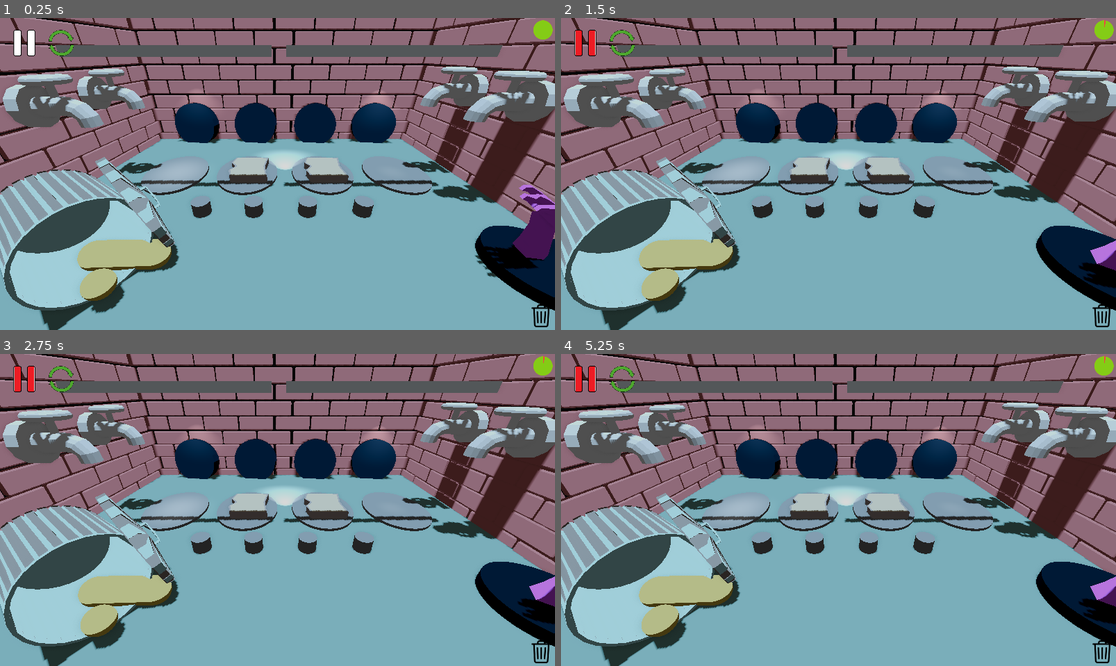
Above: before the commit, frames 1-4 (two rows, left to right).
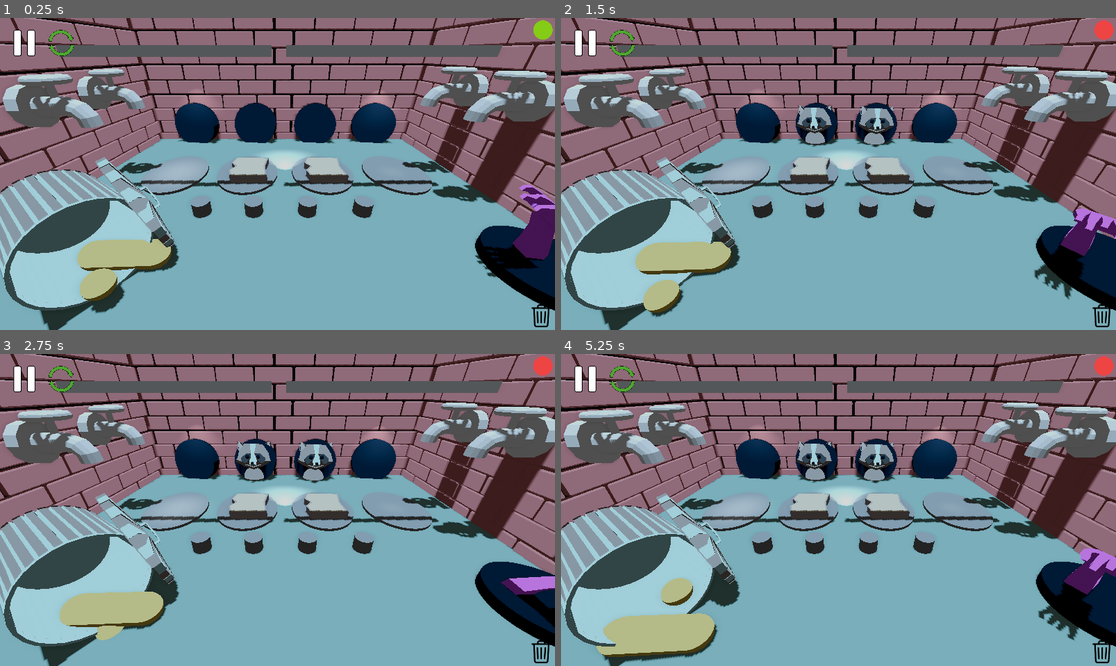
Above: after the commit, the same moments.

Repository: gabrield67/Sandwich-Shop
Game: Godot game, scene res://scenes/game_final.tscn
The game is run twice, just before and just after one commit, with the same random seed, the same clock (stepped at 60 frames per second) and the same inputs.
Inputs (mouse positions are in pixels of both pictures, inside the frame that each line leads up to):
- Up to frame 1 (0.25 s): no input
- Up to frame 2 (1.5 s): click (583, 42) at 0.5 s; click (622, 42) at 1.27 s
- Up to frame 3 (2.75 s): click (61, 378) at 2.02 s
- Up to frame 4 (5.25 s): click (622, 378) at 2.77 s; click (622, 378) at 3.52 s; click (622, 378) at 4.27 s; click (622, 378) at 5.02 s

The runs differ from the first frame. In frame 1, less than 0.1% of the frame differs, in the area x 8-14%, y 3-12%; in frame 2, 4.6%; in frame 3, 4.5%; in frame 4, 7.1%, in the area x 2-100%, y 0-99%.

Commit message:
Got Sauces Working

Diff:
--- a/scenes/Ingredients/bread.gd
+++ b/scenes/Ingredients/bread.gd
@@ -51,8 +51,9 @@
 				$Plate.set_surface_override_material(0, on_material)
 				$bread.scale = original_size*1.2
 				$Plate.scale = original_size_plate*1.2
-				body.flavor_chart.hide()
-				flavor_tracker = add_new_flavors(flavor_tracker, body.ingredient_flavors)
+				if not body.isSauce:
+					body.flavor_chart.hide()
+					flavor_tracker = add_new_flavors(flavor_tracker, body.ingredient_flavors)
 				update_display(flavor_tracker)
 
 func on_exited(body: Node3D) -> void:
@@ -66,9 +67,10 @@
 					body.bread = null
 				self.material_off()
 				if finished == false:
-					flavor_tracker = remove_new_flavors(flavor_tracker, body.ingredient_flavors)
-					update_display(flavor_tracker)
-					body.flavor_chart.show()
+					if not body.isSauce:
+						flavor_tracker = remove_new_flavors(flavor_tracker, body.ingredient_flavors)
+						update_display(flavor_tracker)
+						body.flavor_chart.show()
 
 func material_off() -> void:
 	$Plate.set_surface_override_material(0, off_material)
@@ -85,8 +87,9 @@
 
 		if particle_material:
 			particle_material.color = ingredient.sauce_colors[ingredient.sauce_index]
-		ingredient.handle_sauce($ActualFlavorProfile)
-
+		flavor_tracker = add_new_flavors(flavor_tracker, ingredient.ingredient_flavors)
+		update_display(flavor_tracker)
+		ingredient.handle_sauce()
 		$"Sauce Particles".restart()
 		$"Sauce Particles".emitting = true
 	else:
--- a/scenes/Ingredients/sauce.gd
+++ b/scenes/Ingredients/sauce.gd
@@ -4,15 +4,28 @@
 var sauce_index = 0
 var sauce_colors = []
 var sauce_machine
+var original_position
+var spawn_timer = 2
+var spawning = true
 # Called when the node enters the scene tree for the first time.
 func _ready() -> void:
 	original_size = scale
+	scale = Vector3(0,0,0)
+	original_position = position
 	isSauce = true
 	pass # Replace with function body.
 
 
 # Called every frame. 'delta' is the elapsed time since the previous frame.
 func _process(delta: float) -> void:
+	if spawning:
+		spawn_timer = spawn_timer-delta
+		position = original_position + Vector3(0,.5*spawn_timer,0)
+		scale = original_size*(2-spawn_timer)*.5
+		if spawn_timer <= 0:
+			scale = original_size
+			position = original_position
+			spawning = false
 	pass
 
 func init_sauce(index: int, colorsA: Array, machine) -> void:
@@ -22,21 +35,22 @@
 	$MeshInstance3D.set_surface_override_material(0, material)
 	sauce_index = index
 	sauce_machine = machine
+	if sauce_index == 0:
+		ingredient_flavors = [2,0,0]
+	elif sauce_index == 1:
+		ingredient_flavors = [0,2,0]
+	elif sauce_index == 2:
+		ingredient_flavors = [0,0,2]
+	elif sauce_index == 3:
+		ingredient_flavors = [1,1,1]
 
-
-func handle_sauce(flavor_profile) -> void:
+func handle_sauce() -> void:
+	$AddToSandwichSound.play()
 	sauce_machine.current_timer = 0
 	sauce_machine.spawned = false
 	#sauce [ Color.PURPLE,  Color.GREEN, Color.ORANGE, Color.WHITE]
 	#flavor  [ Color.RED,  Color.YELLOW, Color.BLUE, Color.GREEN]
+	sauce_machine.play_sound()
 
-	if sauce_index == 0:
-		flavor_profile.add_flavor(2,0,0,0)
-	elif sauce_index == 1:
-		flavor_profile.add_flavor(0,2,0,0)
-	elif sauce_index == 2:
-		flavor_profile.multiply_flavor(0,0,2,0)
-	elif sauce_index == 3:
-		flavor_profile.multiply_flavor(2,2,2,2)
 	queue_free()
 	print('sauce')
--- a/scenes/Sauce Machine/SauceMachine.tscn
+++ b/scenes/Sauce Machine/SauceMachine.tscn
@@ -2,6 +2,7 @@
 
 [ext_resource type="Script" uid="uid://40iec7v7kyhi" path="res://scenes/Sauce Machine/sauce_machine.gd" id="1_hoo76"]
 [ext_resource type="PackedScene" uid="uid://c2gk4jxeh0jpx" path="res://models/sauceDispenser.glb" id="2_yerb2"]
+[ext_resource type="AudioStream" uid="uid://7mkldjnu5617" path="res://sounds/slime9_oga_artistic_dude.wav" id="3_p3b6x"]
 
 [sub_resource type="BoxShape3D" id="BoxShape3D_ywgvx"]
 size = Vector3(1, 1.2, 1.5)
@@ -17,9 +18,12 @@
 shape = SubResource("BoxShape3D_ywgvx")
 
 [node name="Spawn Point" type="Node3D" parent="." unique_id=1449396289]
-transform = Transform3D(1, 0, 0, 0, 1, 0, 0, 0, 1, 0, -2.046854, 1.4595525)
+transform = Transform3D(1, 0, 0, 0, 1, 0, 0, 0, 1, 0, -1.893, 1.46)
 
 [node name="MeshInstance3D" type="MeshInstance3D" parent="." unique_id=1357646626]
 mesh = SubResource("ArrayMesh_yerb2")
 
 [node name="sauceDispenser" parent="." unique_id=1757681863 instance=ExtResource("2_yerb2")]
+
+[node name="SauceSound" type="AudioStreamPlayer" parent="." unique_id=1786279219]
+stream = ExtResource("3_p3b6x")
--- a/scenes/Sauce Machine/sauce_machine.gd
+++ b/scenes/Sauce Machine/sauce_machine.gd
@@ -27,6 +27,7 @@
 
 				get_parent().get_parent().add_child(s)
 				s.position = $"Spawn Point".global_position
+				s.original_position = s.position
 				s.init_sauce(sauce_index, colors, self)
 				spawned = true
 			current_timer = 0
@@ -41,3 +42,6 @@
 func make_active():
 	is_active= true
 	current_timer = timer
+
+func play_sound():
+	$SauceSound.play()
--- a/scenes/UI/HUD.tscn
+++ b/scenes/UI/HUD.tscn
@@ -63,6 +63,7 @@
 texture_progress = ExtResource("3_5ip4n")
 
 [node name="TextureButton" type="TextureButton" parent="." unique_id=1783262630]
+process_mode = 3
 offset_left = 28.0
 offset_top = 25.0
 offset_right = 73.0
@@ -74,6 +75,20 @@
 stretch_mode = 0
 
 [node name="Restart" type="TextureButton" parent="." unique_id=943889311]
+process_mode = 3
+offset_left = 101.0
+offset_top = 25.0
+offset_right = 146.0
+offset_bottom = 79.0
+scale = Vector2(1.1599994, 1)
+toggle_mode = true
+texture_normal = ExtResource("8_a0qax")
+texture_pressed = ExtResource("8_a0qax")
+ignore_texture_size = true
+stretch_mode = 0
+
+[node name="Restart2" type="TextureButton" parent="." unique_id=1558020652]
+process_mode = 3
 offset_left = 101.0
 offset_top = 25.0
 offset_right = 146.0
@@ -87,3 +102,4 @@
 
 [connection signal="pressed" from="TextureButton" to="." method="pause_click"]
 [connection signal="pressed" from="Restart" to="." method="restart_click"]
+[connection signal="pressed" from="Restart2" to="." method="restart_click"]
--- a/scenes/parameters.gd
+++ b/scenes/parameters.gd
@@ -12,7 +12,7 @@
 var max_target_flavors = 4
 
 #HUD
-var debug_upgrades = false
+var debug_upgrades = true
 
 # Called when the node enters the scene tree for the first time.
 func _ready() -> void:
Not shown, added: sounds/slime9_oga_artistic_dude.wav.import
Not shown, added: sounds/slime9_oga_artistic_dude.wav
